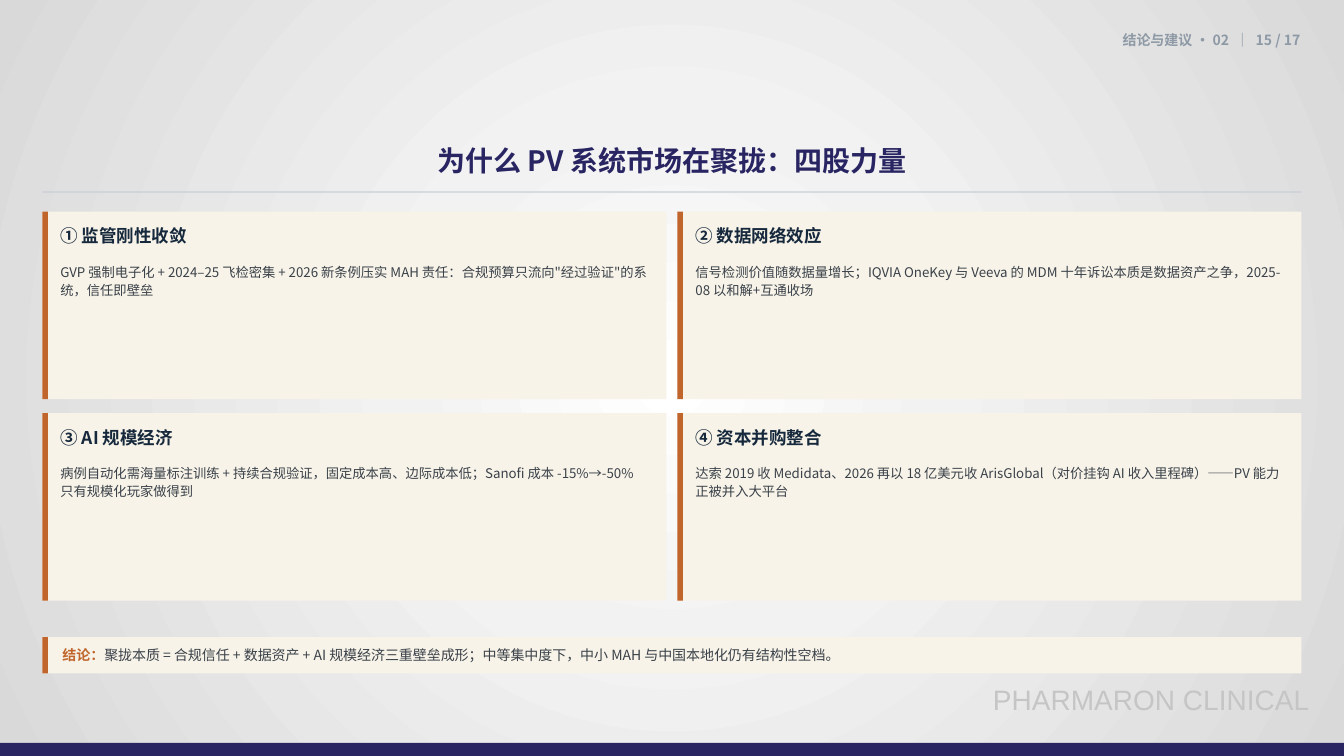
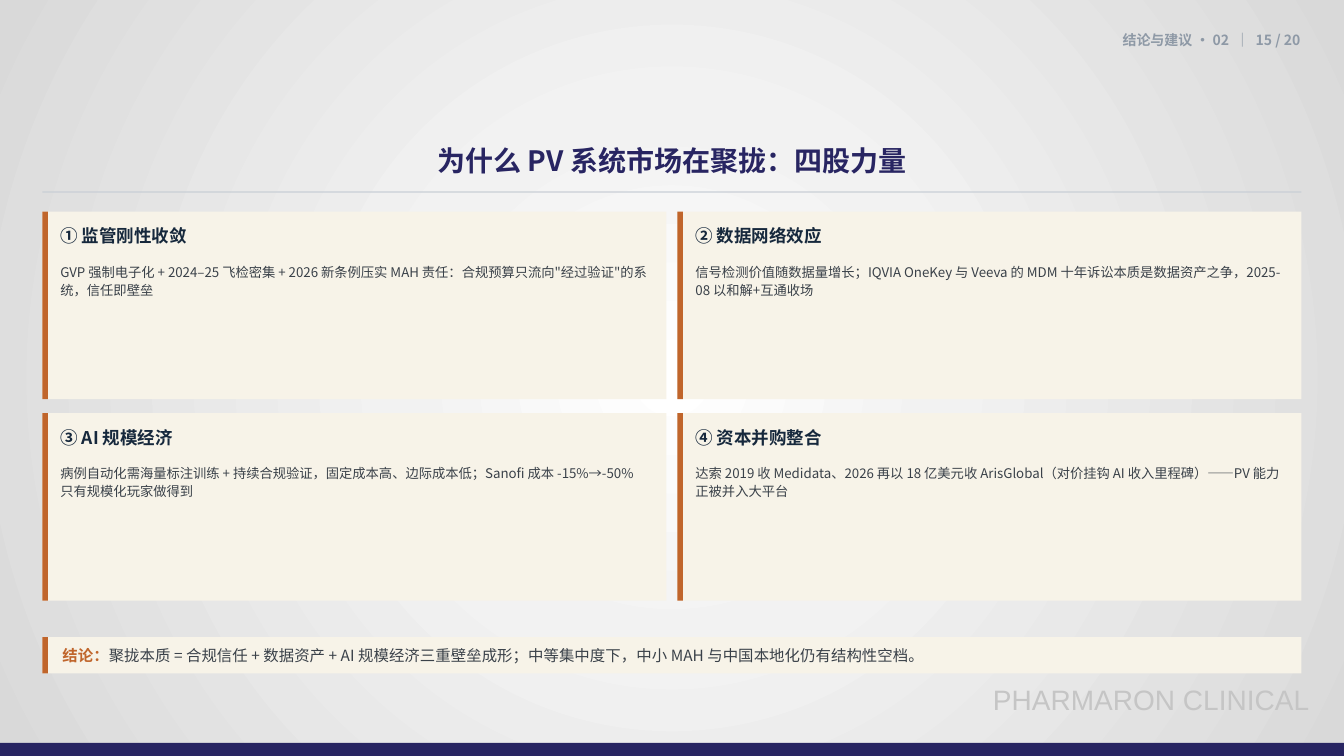
Before and after one commit to Eros-Python/TRAE-CODE, a slide deck: slide 15 of PV数据库市场调研总结-20261111.pptx. Drawn at 1344x756 pixels with LibreOffice and Linux fonts; fonts in the diff are those of the drawing; background and template pictures are left out. Boxes give left, top, right and bottom in pixels: in the first picture for what was removed or moved away, otherwise in the second. Text is boxed around its words. In the diff, an @@ line names an element or a change of style, - is before the commit and + after.

```diff
--- a/PV数据库市场调研总结-20261111.pptx
+++ b/PV数据库市场调研总结-20261111.pptx
@@ text at (x1=1123, y1=33, x2=1300, y2=46): text changed @@
-结论与建议 · 02 ｜ 15 / 17
+结论与建议 · 02 ｜ 15 / 20
@@ text "结论：聚拢本质 = 合规信任 + 数据资产 ..." at (x1=62, y1=648, x2=923, y2=664): size 10 to 11 pt @@
```
Also in this commit, not shown: 12 other slides changed, 3 slides added, 11 other files.
